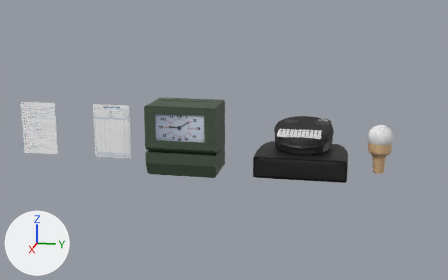
The Blender file BlenderImports/store_items.blend as it was, and as the next commit left it.
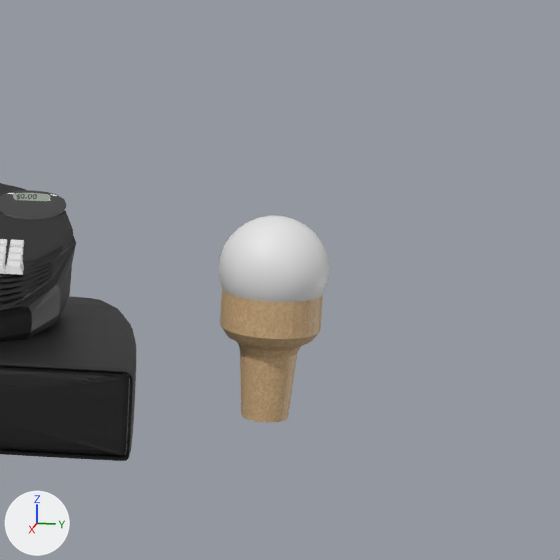
Old and new are each drawn whole from a camera (50 mm lens) standing at (5.12, 0.34, 1.54) and looking at (-0.09, -0.71, 0.24) and again close up on the part from 70% to 100% of the width and 26% to 74% of the height. The axes (+X, +Y, +Z) are drawn at lower left. The lights are the same throughout.

Names of what the first close-up shows: 'CashRegister', 'ConeVisual', 'IceCreamScoop', 'Keys'.
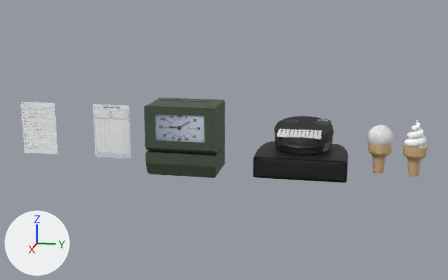
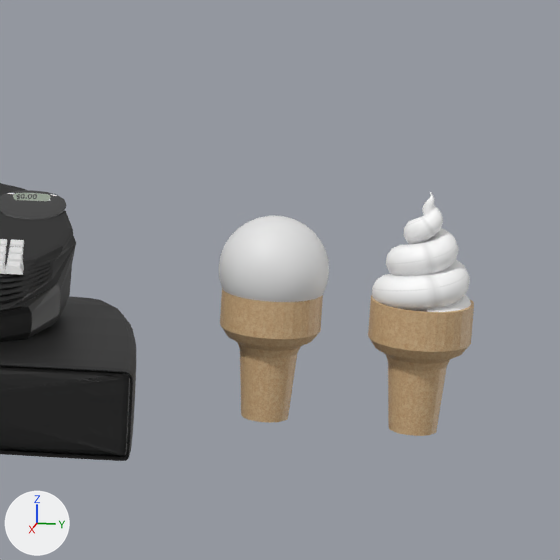
Patch to the scene script:
```diff
--- a/BlenderImports/store_items.blend.py
+++ b/BlenderImports/store_items.blend.py
@@ cu_spiral_001 @@
+cu_spiral_001 = bpy.data.curves.new('Spiral.001', 'CURVE')
+cu_spiral_001.dimensions = '3D'
+_sp = cu_spiral_001.splines.new('NURBS'); _sp.points.add(96)
+_sp.points.foreach_set('co', [0.619, 0.038, 0.0334, 1.0, 0.59, 0.2, 0.0545, 1.0, 0.521, 0.348, 0.0756, 1.0, 0.417, 0.471, 0.0967, 1.0, 0.287, 0.562, 0.118, 1.0, 0.139, 0.616, 0.139, 1.0, -0.0158, 0.629, 0.16, 1.0, -0.167, 0.601, 0.181, 1.0, -0.304, 0.537, 0.202, 1.0, -0.418, 0.44, 0.223, 1.0, -0.502, 0.319, 0.244, 1.0, -0.551, 0.181, 0.265, 1.0, -0.563, 0.038, 0.286, 1.0, -0.537, -0.102, 0.308, 1.0, -0.477, -0.228, 0.329, 1.0, -0.387, -0.333, 0.35, 1.0, -0.275, -0.41, 0.371, 1.0, -0.158, -0.59, 0.429, 1.0, 0.0, -0.603, 0.455, 1.0, 0.154, -0.574, 0.48, 1.0, 0.292, -0.507, 0.505, 1.0, 0.407, -0.407, 0.531, 1.0, 0.491, -0.284, 0.556, 1.0, 0.54, -0.145, 0.581, 1.0, 0.55, 0.0, 0.606, 1.0, 0.523, 0.14, 0.632, 1.0, 0.461, 0.266, 0.657, 1.0, 0.37, 0.37, 0.682, 1.0, 0.258, 0.446, 0.707, 1.0, 0.131, 0.489, 0.733, 1.0, 0.0, 0.497, 0.758, 1.0, -0.126, 0.472, 0.783, 1.0, -0.24, 0.416, 0.808, 1.0, -0.333, 0.333, 0.834, 1.0, -0.401, 0.231, 0.859, 1.0, -0.438, 0.117, 0.884, 1.0, -0.445, 0.0, 0.909, 1.0, -0.421, -0.113, 0.935, 1.0, -0.37, -0.214, 0.96, 1.0, -0.296, -0.296, 0.985, 1.0, -0.205, -0.355, 1.011, 1.0, -0.104, -0.388, 1.036, 1.0, 0.0, -0.393, 1.061, 1.0, 0.0993, -0.371, 1.086, 1.0, 0.188, -0.325, 1.112, 1.0, 0.259, -0.259, 1.137, 1.0, 0.31, -0.179, 1.162, 1.0, 0.337, -0.0903, 1.187, 1.0, 0.34, 0.0, 1.213, 1.0, 0.32, 0.0857, 1.238, 1.0, 0.279, 0.161, 1.263, 1.0, 0.222, 0.222, 1.288, 1.0, 0.152, 0.264, 1.314, 1.0, 0.0767, 0.286, 1.339, 1.0, 0.0, 0.287, 1.364, 1.0, -0.0721, 0.269, 1.389, 1.0, -0.135, 0.234, 1.415, 1.0, -0.185, 0.185, 1.44, 1.0, -0.219, 0.126, 1.465, 1.0, -0.235, 0.0631, 1.491, 1.0, -0.235, 0.0, 1.516, 1.0, -0.219, -0.0586, 1.541, 1.0, -0.188, -0.109, 1.566, 1.0, -0.148, -0.148, 1.592, 1.0, -0.1, -0.173, 1.617, 1.0, -0.0495, -0.185, 1.642, 1.0, 0.0, -0.182, 1.667, 1.0, 0.045, -0.168, 1.693, 1.0, 0.0825, -0.143, 1.718, 1.0, 0.11, -0.11, 1.743, 1.0, 0.128, -0.0738, 1.768, 1.0, 0.134, -0.0359, 1.794, 1.0, 0.13, 0.0, 1.819, 1.0, 0.117, 0.0314, 1.844, 1.0, 0.0974, 0.0563, 1.869, 1.0, 0.0734, 0.0734, 1.895, 1.0, 0.0475, 0.0823, 1.92, 1.0, 0.0223, 0.0833, 1.945, 1.0, 0.0, 0.0775, 1.971, 1.0, -0.0178, 0.0664, 1.996, 1.0, -0.03, 0.052, 2.021, 1.0, -0.0362, 0.0362, 2.046, 1.0, -0.0368, 0.0213, 2.072, 1.0, -0.0326, 0.00874, 2.097, 1.0, -0.025, 0.0, 2.122, 1.0, -0.0157, -0.00421, 2.147, 1.0, -0.0065, -0.00375, 2.173, 1.0, 0.000884, 0.000884, 2.198, 1.0, 0.005, 0.00866, 2.223, 1.0, 0.00485, 0.0181, 2.248, 1.0, 0.0, 0.0275, 2.274, 1.0, -0.00938, 0.035, 2.299, 1.0, -0.0225, 0.039, 2.324, 1.0, -0.038, 0.038, 2.349, 1.0, -0.0541, 0.0312, 2.375, 1.0, -0.0688, 0.0184, 2.4, 1.0, -0.08, 0.0, 2.425, 1.0])
+_sp.use_endpoint_u = True
+cu_spiral_001.materials.append(mat_vanillasoftmat)  # picture img_albedo_png
+cu_spiral_001.use_path = True
+cu_spiral_001.bevel_depth = 0.38
+cu_spiral_001.fill_mode = 'FULL'
+cu_spiral_001.use_fill_caps = True
+cu_spiral_001.taper_object = ob_nurbscurve
@@ cu_nurbscurve_001 @@
+cu_nurbscurve_001 = bpy.data.curves.new('NurbsCurve.001', 'CURVE')
+cu_nurbscurve_001.dimensions = '3D'
+_sp = cu_nurbscurve_001.splines.new('NURBS'); _sp.points.add(3)
+_sp.points.foreach_set('co', [-1.5, 0.0, 0.0, 1.0, -1.0, 1.0, 0.0, 1.0, 1.0, 1.0, 0.0, 1.0, 2.185, -4.91, 0.446, 1.0])
+_sp.order_v = 0
+cu_nurbscurve_001.use_path = True
+cu_nurbscurve_001.fill_mode = 'FULL'
@@ ob_conevisual_001 @@
+ob_conevisual_001 = bpy.data.objects.new('ConeVisual.001', me_cylinder.copy())  # the mesh of ob_conevisual
+ob_conevisual_001.location = (0.0, 0.9, 0.1)
+ob_conevisual_001.scale = (0.056, 0.056, 0.056)
@@ ob_softserve @@
+ob_softserve = bpy.data.objects.new('SoftServe', cu_spiral_001)
+ob_softserve.location = (0.0, 0.9, 0.27)
+ob_softserve.scale = (0.1, 0.1, 0.1)
@@ ob_nurbscurve @@
+ob_nurbscurve = bpy.data.objects.new('NurbsCurve', cu_nurbscurve_001)
+ob_nurbscurve.location = (0.0, 4.0, 0.0)
```

Pixel boxes (x1, y1, x2, y2) of what changed, in the close-ups (560 x 560 px):
'ConeVisual.001', added (brown)
    after: (368, 295, 474, 436)
'SoftServe', added
    after: (372, 192, 471, 312)
